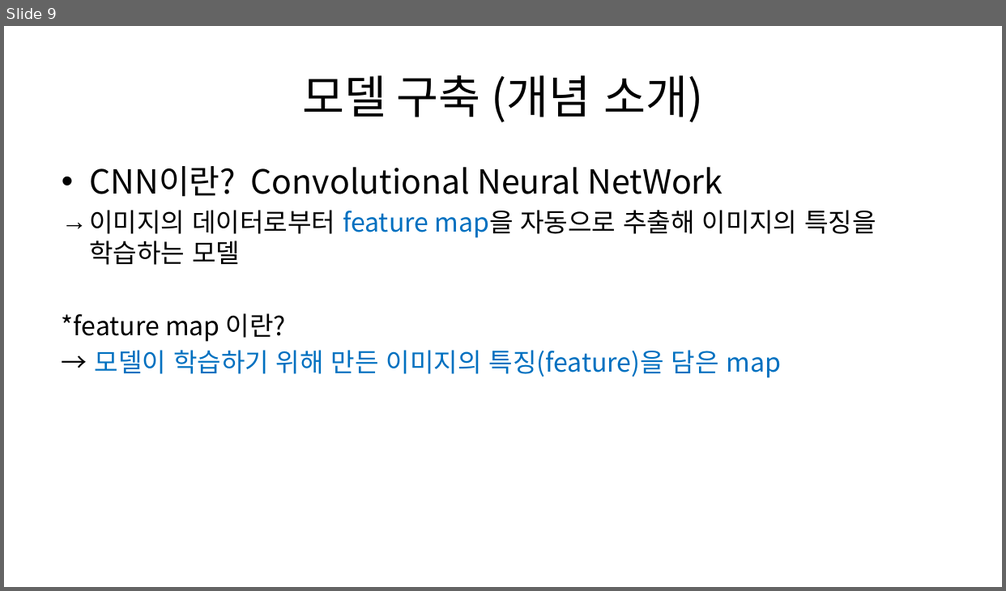
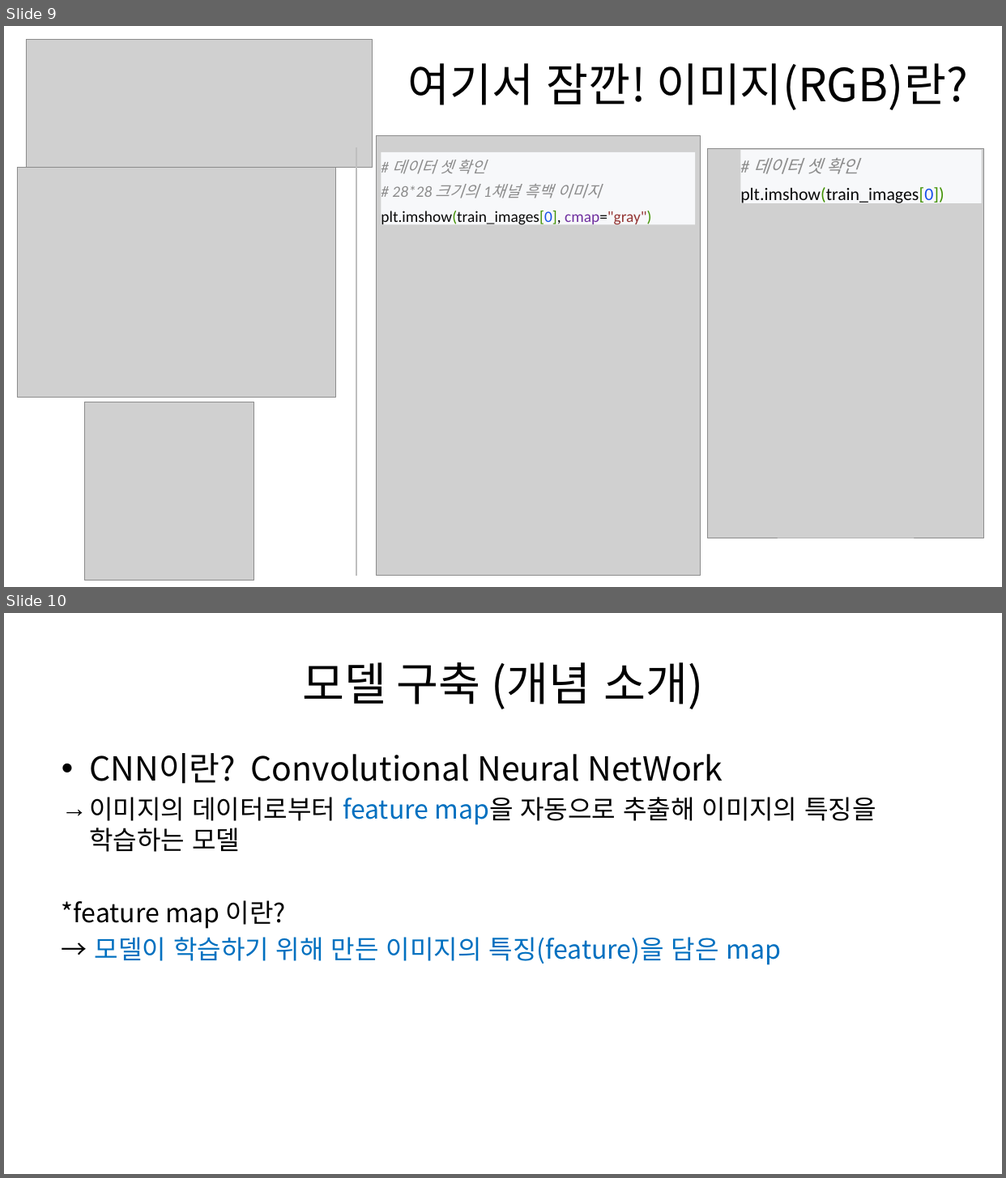
Before and after one commit to dAiv-CNU/-, a slide deck: 2024-1 dAiv 이미지분류 특강.pptx. Shown one above the other, each under a label of ours: slide 9 before the commit, slides 9 and 10 after it. The pictures are 1006x591 and 1006x1178 pixels, drawn with LibreOffice and Linux fonts; fonts in the diff are those of the drawing; grey boxes stand for pictures. Boxes give left, top, right and bottom in pixels: in the first picture for what was removed or moved away, otherwise in the second. Text is boxed around its words. In the diff, an @@ line names an element or a change of style, - is before the commit and + after.

Commit message:
Data: Update PPT (Add RGB Image Desc)

```diff
--- a/2024-1 dAiv 이미지분류 특강.pptx
+++ b/2024-1 dAiv 이미지분류 특강.pptx
@@ slide 9 added at (4,26,1002,587), background #FFFFFF @@
@@ picture added at (26,40,373,168) @@
@@ title added at (407,63,968,110), 44 pt, text #000000 @@
+여기서 잠깐! 이미지(RGB)란?
@@ picture added at (377,135,701,575) @@
@@ picture added at (18,168,335,397) @@
@@ line added from (356, 148) to (356, 576), #BFBFBF 1 pt @@
@@ rectangle added at (381,152,696,225), fill #F7F8FA, 15.1 pt, text #8C8C8C @@
+# 데이터 셋 확인
+# 28*28 크기의 1채널 흑백 이미지
+plt.imshow(train_images[0], cmap="gray")
@@ picture added at (708,149,984,538) @@
@@ rectangle added at (740,150,982,203), fill #F7F8FA, 17 pt, text #080808 @@
+# 데이터 셋 확인
+plt.imshow(train_images[0])
@@ picture added at (85,403,254,581) @@
@@ what was slide 9 is now slide 10 @@
```
